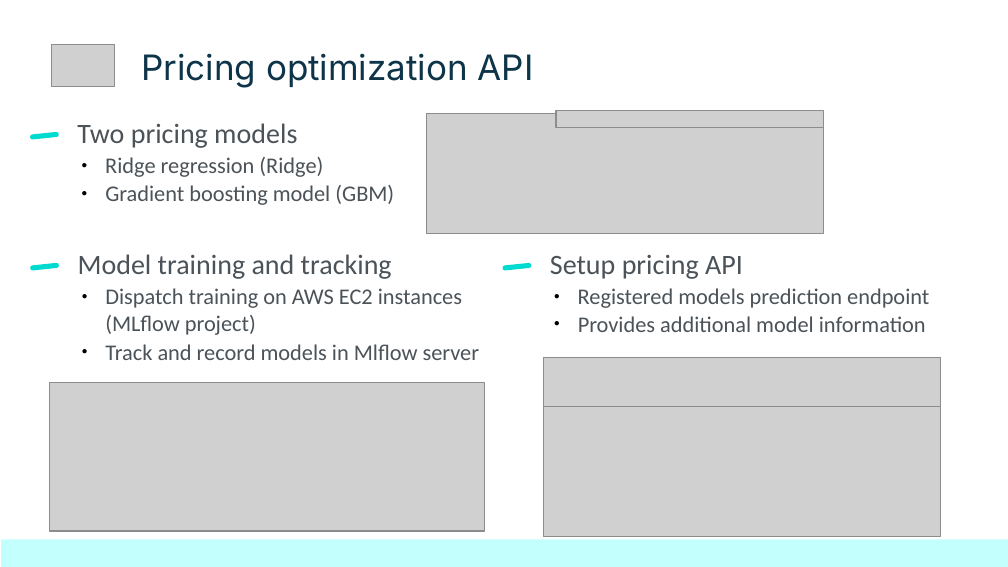
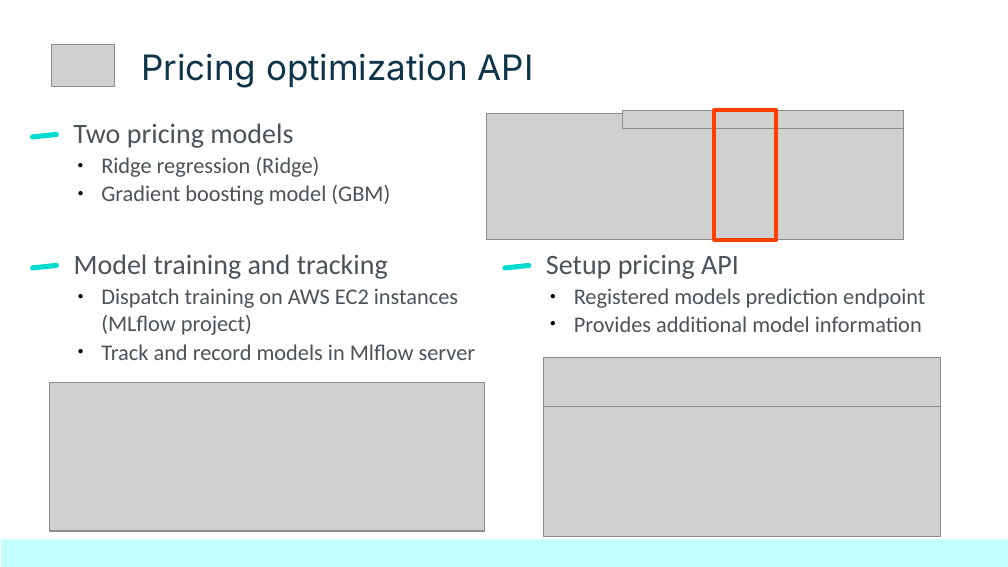
Before and after one commit to netesf13d/jedha-projects, a slide deck: slide 4 of 1-05-Getaround_Analysis/presentation/Presentation - 1-05 - Getaround Analysis.odp. Drawn at 1008x567 pixels with LibreOffice and Linux fonts; fonts in the diff are those of the drawing; grey boxes stand for pictures. Boxes give left, top, right and bottom in pixels: in the first picture for what was removed or moved away, otherwise in the second. Text is boxed around its words. In the diff, an @@ line names an element or a change of style, - is before the commit and + after.

```diff
--- a/1-05-Getaround_Analysis/presentation/Presentation - 1-05 - Getaround Analysis.odp
+++ b/1-05-Getaround_Analysis/presentation/Presentation - 1-05 - Getaround Analysis.odp
@@ picture: place and size @@
-picture at bbox=[427, 114, 825, 234]
+picture at bbox=[487, 114, 903, 240]
@@ picture: place and size @@
-picture at bbox=[556, 110, 825, 127]
+picture at bbox=[622, 110, 903, 128]
@@ rectangle added at bbox=[715, 110, 777, 239], outline #FF4000 3 pt @@
@@ 9 titles: place and size @@
-9 titles at bbox=[77, 123, 929, 360]
+9 titles at bbox=[73, 123, 925, 360]
```
Also in this commit, not shown: 2 other slides changed, 2 slides added, 6 slides removed, 34 other files.
